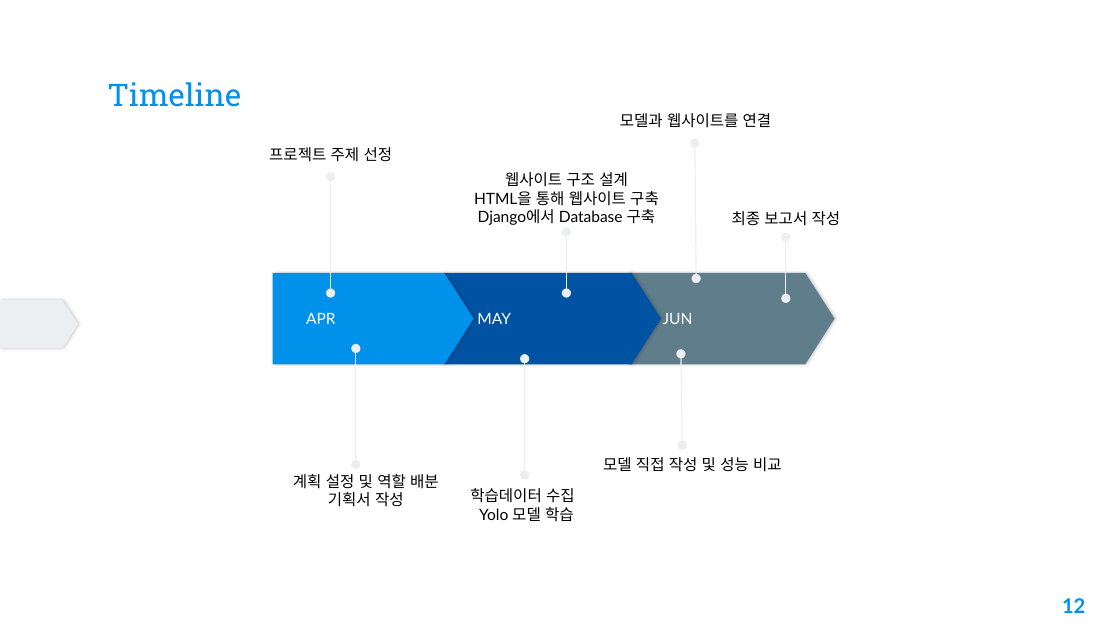
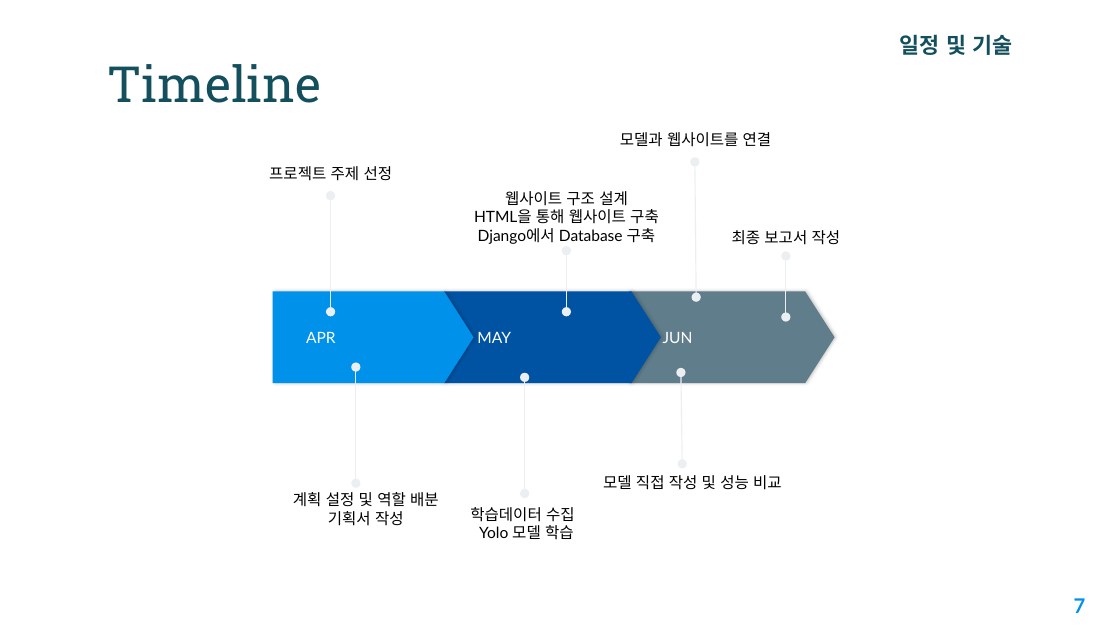
Before and after one commit to CQ-01/DrowsyDetect, a slide deck: slide 7 of concentration_detect/2조_온라인수강_집중도_감지시스템_프로젝트.pptx (slide 12 before the commit). Drawn at 1120x630 pixels with LibreOffice and Linux fonts; fonts in the diff are those of the drawing; background and template pictures are left out. Boxes give left, top, right and bottom in pixels: in the first picture for what was removed or moved away, otherwise in the second. Text is boxed around its words. In the diff, an @@ line names an element or a change of style, - is before the commit and + after.

```diff
--- a/concentration_detect/2조_온라인수강_집중도_감지시스템_프로젝트.pptx
+++ b/concentration_detect/2조_온라인수강_집중도_감지시스템_프로젝트.pptx
@@ title "Timeline" at <box>108,64,322,103</box>: size 20 to 32 pt, text colour #0091EA to #134F5C @@
@@ text added at <box>900,34,1012,55</box>, 14 pt, text #134F5C, bold @@
+일정 및 기술
@@ 7 texts, 7 double arrows, 3 pentagon arrows: place and size @@
-7 texts, 7 double arrows, 3 pentagon arrows at <box>269,113,841,521</box>
+7 texts, 7 double arrows, 3 pentagon arrows at <box>269,132,841,539</box>
@@ pentagon arrow removed at <box>0,300,78,348</box> @@
@@ page number at <box>1074,598,1086,613</box>: text changed @@
-12
+7
```
Also in this commit, not shown: 5 other slides changed, 2 slides added, 8 slides removed.
